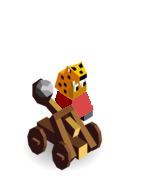
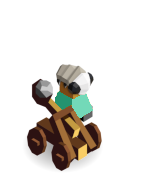
Layer changes from the first 150x186 image to the second:
hid "catapult.png #14", painted on it over 26, 60, 103, 172
added layer "catapult.png #15" above "catapult.png #2" over 26, 64, 103, 172
